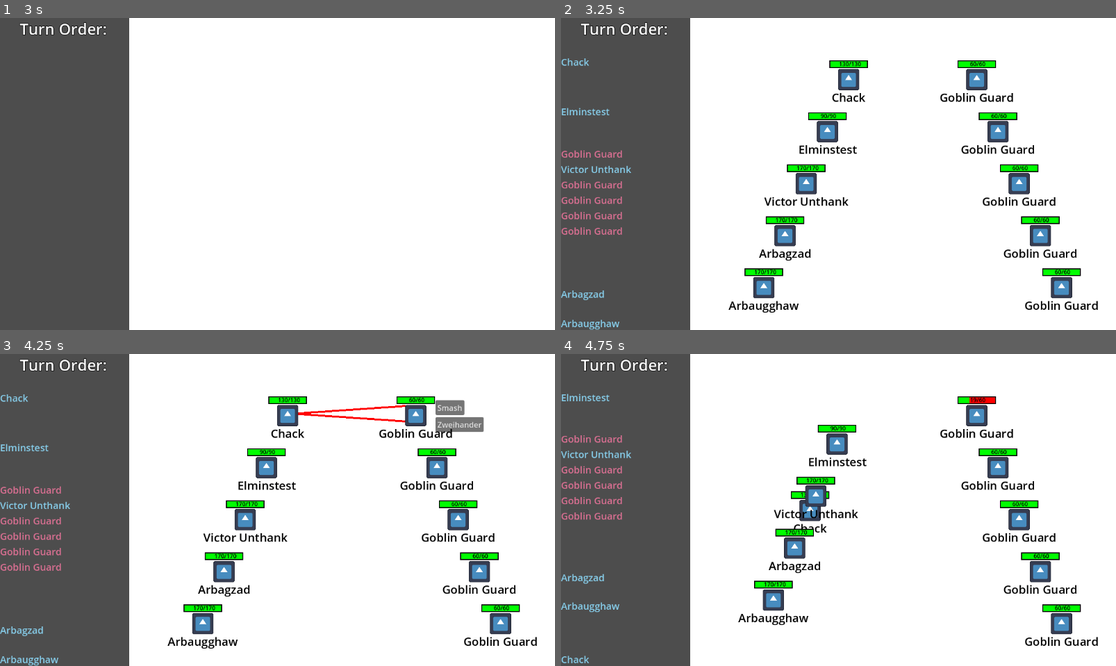
Above: before the commit, frames 1-4 (two rows, left to right).
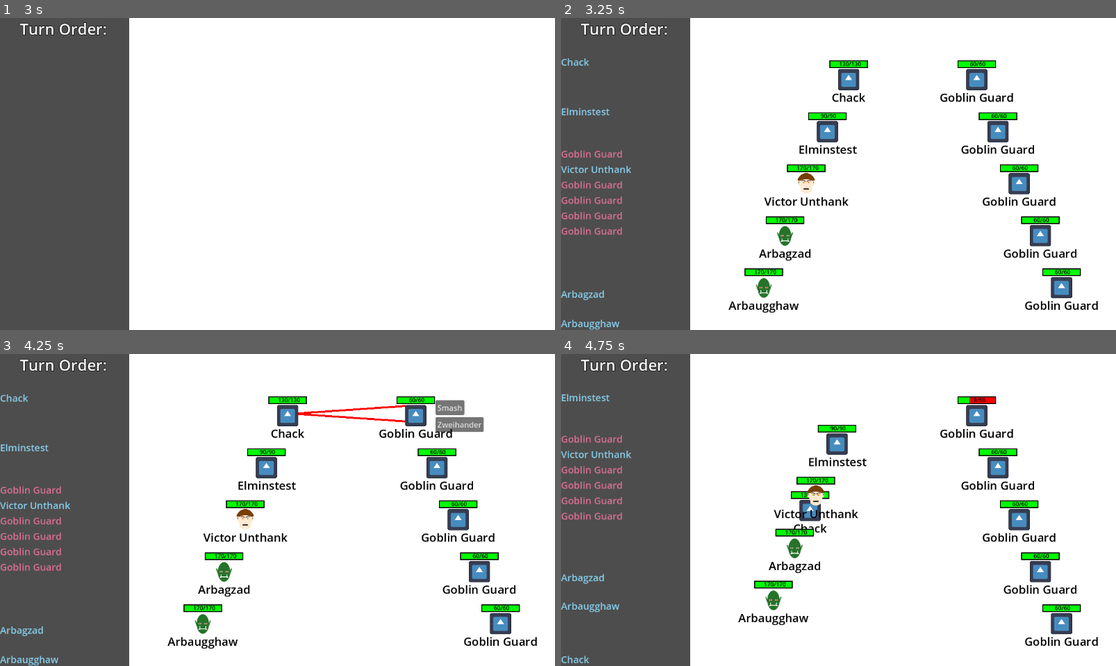
Above: after the commit, the same moments.

Repository: Habidakus/wild-jam-78-erase
Game: Godot game, scene res://Scenes/main.tscn
The game is run twice, just before and just after one commit, with the same random seed, the same clock (stepped at 60 frames per second) and the same inputs. The engine's default icon, where the game draws it, is replaced by a stand-in: a white triangle on a blue panel in a dark square.
Inputs (mouse positions are in pixels of both pictures, inside the frame that each line leads up to):
- Up to frame 1 (3 s): tap Enter at 0.5, 2, 2.75 s; move the mouse to (399, 158) at 0.52 s; click (399, 158) at 0.67 s; click "Play" at 1.25 s; move the mouse to (166, 189) at 2.02 s; click (166, 189) at 2.17 s; move the mouse to (333, 105) at 2.77 s; click (333, 105) at 2.92 s
- Up to frame 2 (3.25 s): no input
- Up to frame 3 (4.25 s): tap Space at 3.5 s; move the mouse to (249, 572) at 3.52 s; click (249, 572) at 3.67 s
- Up to frame 4 (4.75 s): click "Smash" at 4.25 s

Frame 1 is identical in both runs. In frame 2, 0.8% of the frame differs, in the area x 34-47%, y 49-90%; in frame 3, 0.8%; in frame 4, 0.8%.

Commit message:
Initial artwork for player icons

Diff:
--- a/Scripts/unit_graphics.gd
+++ b/Scripts/unit_graphics.gd
@@ -10,6 +10,11 @@
 static func create(unit_stats : UnitStats) -> UnitGraphics:
 	var ret_val : UnitGraphics = our_scene.instantiate()
 	(ret_val.find_child("HealthBar") as Control).tooltip_text = unit_stats.create_tooltip()
+	var texture : Texture2D = unit_stats.get_texture()
+	if texture != null:
+		var sprite : Sprite2D = ret_val.find_child("Sprite2D") as Sprite2D
+		sprite.texture = texture
+		sprite.scale = Vector2(.678, .678)
 	return ret_val
 
 func _ready() -> void:
--- a/Scripts/unit_mod.gd
+++ b/Scripts/unit_mod.gd
@@ -6,11 +6,22 @@
 var extra_slowness : float = 0
 var attacks : Array[AttackStats]
 var naming_function : String
+var icon : UnitStats.Icon = UnitStats.Icon.UNSET
 
 static func create(mod_name : String) -> UnitMod:
 	var ret_val : UnitMod = UnitMod.new()
 	ret_val.elo_name = mod_name
 	return ret_val
+
+func has_icon() -> bool:
+	return icon != UnitStats.Icon.UNSET
+
+func get_icon() -> UnitStats.Icon:
+	return icon
+
+func set_icon(i : UnitStats.Icon) -> UnitMod:
+	icon = i
+	return self
 
 func add_health(amount : float) -> UnitMod:
 	extra_health += amount
@@ -102,11 +113,11 @@
 static var s_sling_attack : AttackStats = AttackStats.create("Sling", AttackStats.AttackTarget.ANY).adjust_damage(0.8).adjust_speed(0.9)
 static var s_short_sword_attack : AttackStats = AttackStats.create("Short Sword", AttackStats.AttackTarget.FIRST_TWO).adjust_speed(0.95)
 
-static var s_species_human : UnitMod = create("Human").set_attack(s_short_sword_attack).set_namer("create_human_name")
-static var s_species_dwarf : UnitMod = create("Dwarf").add_health(35).add_armor(10).add_slowness(2).set_namer("create_dwarf_name")
+static var s_species_human : UnitMod = create("Human").set_attack(s_short_sword_attack).set_namer("create_human_name").set_icon(UnitStats.Icon.Human)
+static var s_species_dwarf : UnitMod = create("Dwarf").add_health(35).add_armor(10).add_slowness(2).set_namer("create_dwarf_name").set_icon(UnitStats.Icon.Dwarf)
 static var s_species_elf : UnitMod = create("Elf").add_slowness(-1.5).add_health(-10).set_namer("create_elf_name")
-static var s_species_halfling : UnitMod = create("Halfling").set_attack(s_sling_attack).add_health(-20).add_slowness(-2).set_namer("create_halfling_name")
-static var s_species_orc : UnitMod = create("Orc").add_health(70).add_slowness(2.25).set_namer("create_orc_name")
+static var s_species_halfling : UnitMod = create("Halfling").set_attack(s_sling_attack).add_health(-20).add_slowness(-2).set_namer("create_halfling_name").set_icon(UnitStats.Icon.Halfling)
+static var s_species_orc : UnitMod = create("Orc").add_health(70).add_slowness(2.25).set_namer("create_orc_name").set_icon(UnitStats.Icon.Orc)
 static var s_species_ratman : UnitMod = create("Ratman").add_health(-40).add_slowness(-3.25).set_namer("create_ratman_name")
 
 static func pick_random_species(rnd : RandomNumberGenerator) -> UnitMod:
--- a/Scripts/unit_stats.gd
+++ b/Scripts/unit_stats.gd
@@ -1,6 +1,7 @@
 class_name UnitStats extends RefCounted
 
 enum Side { NEITHER, HUMAN, COMPUTER }
+enum Icon { UNSET, Dwarf, Halfling, Human, Orc }
 
 var id : int = -1
 var max_health : float
@@ -15,7 +16,9 @@
 var bleeding_ticks : int = 0
 var unit_name : String
 var side : UnitStats.Side
+var icon : Icon = Icon.UNSET
 var elo : Array[String]
+
 
 static var next_id : int = 1
 static var noise : RandomNumberGenerator = RandomNumberGenerator.new()
@@ -121,6 +124,22 @@
 		ret_val += "Bleeding"
 	return ret_val
 
+const icon_human : Texture = preload("res://Art/Species_Human.png")
+const icon_dwarf : Texture = preload("res://Art/Species_Dwarf.png")
+const icon_halfling : Texture = preload("res://Art/Species_Halfling.png")
+const icon_orc : Texture = preload("res://Art/Species_Orc.png")
+func get_texture() -> Texture:
+	match icon:
+		UnitStats.Icon.Human:
+			return icon_human
+		UnitStats.Icon.Dwarf:
+			return icon_dwarf
+		UnitStats.Icon.Halfling:
+			return icon_halfling
+		UnitStats.Icon.Orc:
+			return icon_orc
+	return null
+
 func get_health_desc() -> String:
 	if is_alive():
 		var text : String = str(max(1, round(current_health))) + "/" + str(round(max_health))
@@ -160,6 +179,12 @@
 	elo.append(_species.elo_name)
 	elo.append(_occupation.elo_name)
 	elo.append(_equipment.elo_name)
+	if _species.has_icon():
+		icon = _species.get_icon()
+	elif _occupation.has_icon():
+		icon = _occupation.get_icon()
+	elif _equipment.has_icon():
+		icon = _equipment.get_icon()
 	assert(attacks.filter(func(a : AttackStats) : return a.single_use).size() < 2)
 
 func clear_cooldowns() -> void:
Binary file added: Art/Chest.png
Not shown, added: Art/Chest.png.import
Binary file added: Art/Hourglass.png
Not shown, added: Art/Hourglass.png.import
Binary file added: Art/Shop.png
Not shown, added: Art/Shop.png.import
Binary file added: Art/SingleSword.png
Not shown, added: Art/SingleSword.png.import
Binary file added: Art/Species_Dwarf.png
Not shown, added: Art/Species_Dwarf.png.import
Binary file added: Art/Species_Halfling.png
Not shown, added: Art/Species_Halfling.png.import
(and 6 more such lines)
